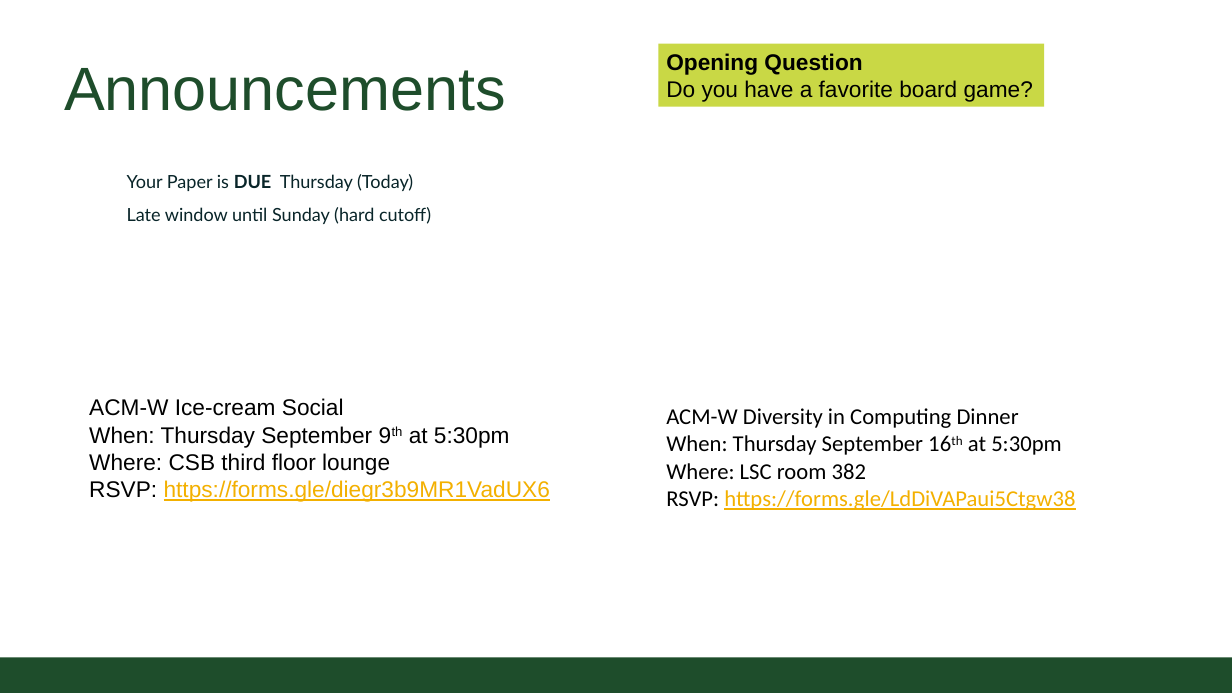
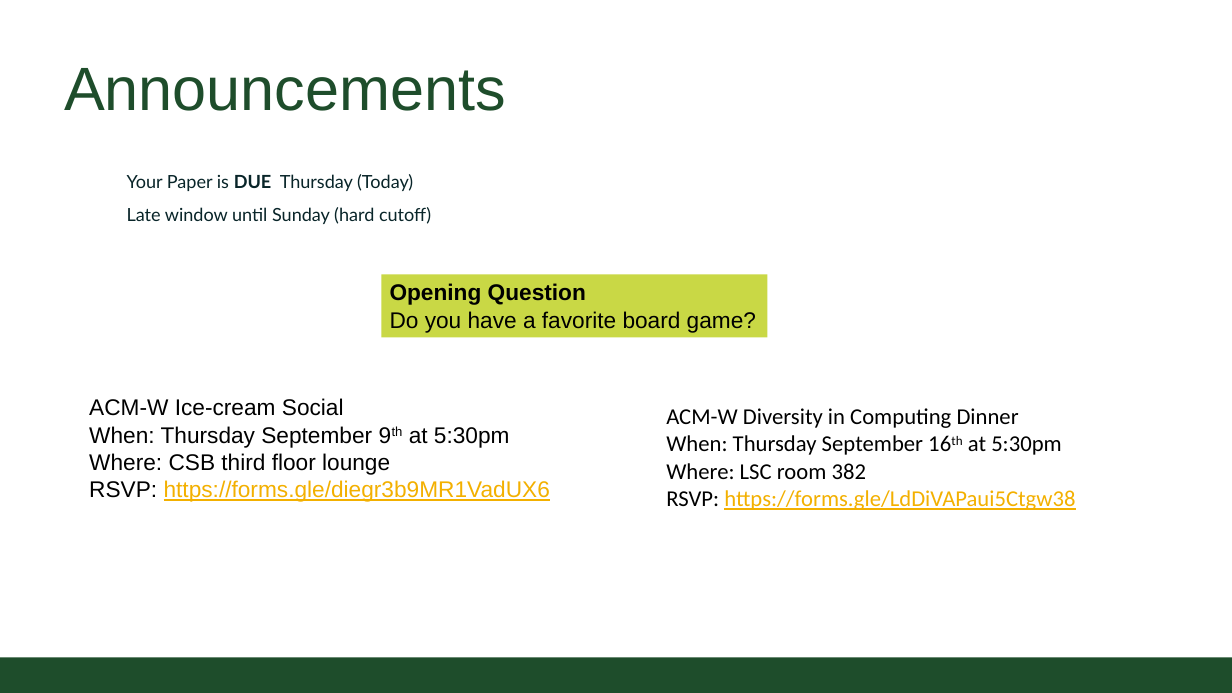
Before and after one commit to CSU-CS150B/handouts, a slide deck: slide 2 of Slides/On-Campus/03_02_Logic-Conditionals.pptx. Drawn at 1232x693 pixels with LibreOffice and Linux fonts; fonts in the diff are those of the drawing; background and template pictures are left out. Boxes give left, top, right and bottom in pixels: in the first picture for what was removed or moved away, otherwise in the second. Text is boxed around its words. In the diff, an @@ line names an element or a change of style, - is before the commit and + after.

```diff
--- a/Slides/On-Campus/03_02_Logic-Conditionals.pptx
+++ b/Slides/On-Campus/03_02_Logic-Conditionals.pptx
@@ rectangle "Opening Question": place and size @@
-rectangle "Opening Question" at (658,43,1044,106)
+rectangle "Opening Question" at (382,274,767,337)
```
Also in this commit, not shown: 1 other slide changed, 2 slides added, 2 other files.
